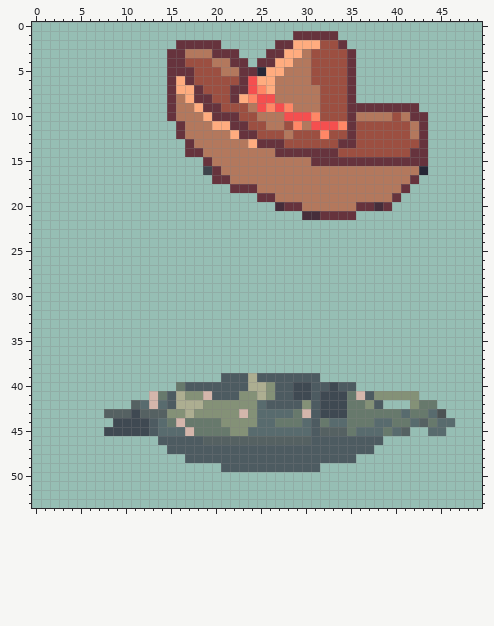
Edited in one commit: pixel-art sprite (Assets/Commons/Sprites/Props/CactusCheSiRompe/CACTUS rotto6.png). The picture above is the old version.
The file is 250x270 pixels, drawn in blocks of 5x5; one block is one cell here.
The result:
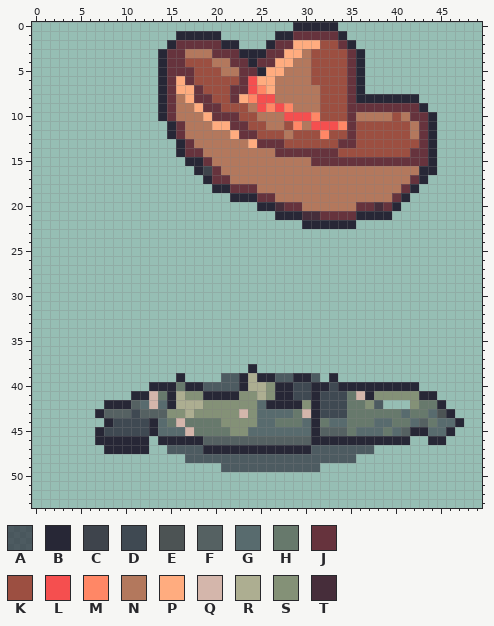
Palette (. is transparent): A #272736a7  B #272736  C #3e444c  D #3f4952  E #4c5354  F #556162  G #586b6e  H #67796c  J #66333d  K #9c4f41  L #f54f4f  M #ff8766  N #b3785d  P #ffac7f  Q #d4b6ab  R #adae91  S #849177  T #462d3a
The exact change:
Colour B is added in row 0 at x 29 to 33; in row 1 at x 16 to 20, 27 to 28 and 34; in row 2 at x 15, 21 to 22, 26 and 35; in row 3 at x 14, 23 to 25 and 36; in row 4 at x 14, 24 and 36; in rows 5 to 7 at x 14 and 36.
Colour B is added in row 8 at x 14 and 36 to 42; in row 9 at x 14 and 43; in row 10 at x 14 and 44; in rows 11 to 12 at x 15 and 44; in rows 13 to 14 at x 16 and 44; in row 15 at x 17 to 18 and 44.
Colour B is added in row 16 at x 18 and 44; in row 17 at x 19 and 43; in row 18 at x 20 to 21 and 42; in row 19 at x 22 to 24 and 41; in row 20 at x 25 to 26 and 40; in row 21 at x 27 to 29 and 36 to 39.
Colour B is added in row 22 at x 30 to 35; in row 38 at x 24; in row 39 at x 16 and 33; in row 40 at x 13 to 15 and 36 to 42; in row 41 at x 11 to 12 and 43 to 44; in row 42 at x 8 to 10 and 45.
Colour B is added in row 43 at x 7 and 46; in row 44 at x 8 and 47; in row 45 at x 7, 42 to 43 and 46; in row 46 at x 7 to 12, 39 to 41 and 44 to 45; in row 47 at x 8 to 12.
Colour B replaces colour A in row 39 at x 23, 25 to 26 and 29 to 30; in row 40 at x 17 to 18, 23, 27 to 28, 31 to 32 and 34 to 35; in row 41 at x 15, 20 to 22, 27 to 28, 31 and 37; in row 42 at x 15, 26 to 29 and 31; in row 43 at x 31; in rows 44 to 45 at x 13 and 31.
Colour B replaces colour A in row 46 at x 14 to 18 and 31 to 38; in row 47 at x 19 to 30.
Colour B replaces colour Q in row 41 at x 19.
